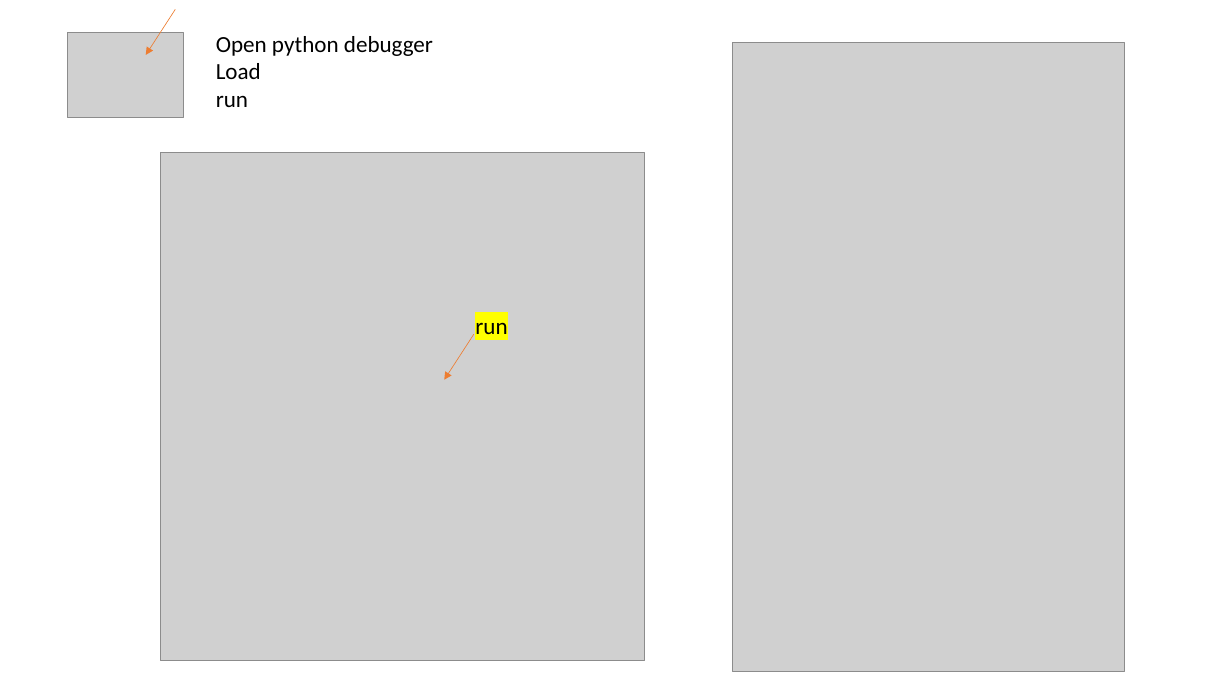
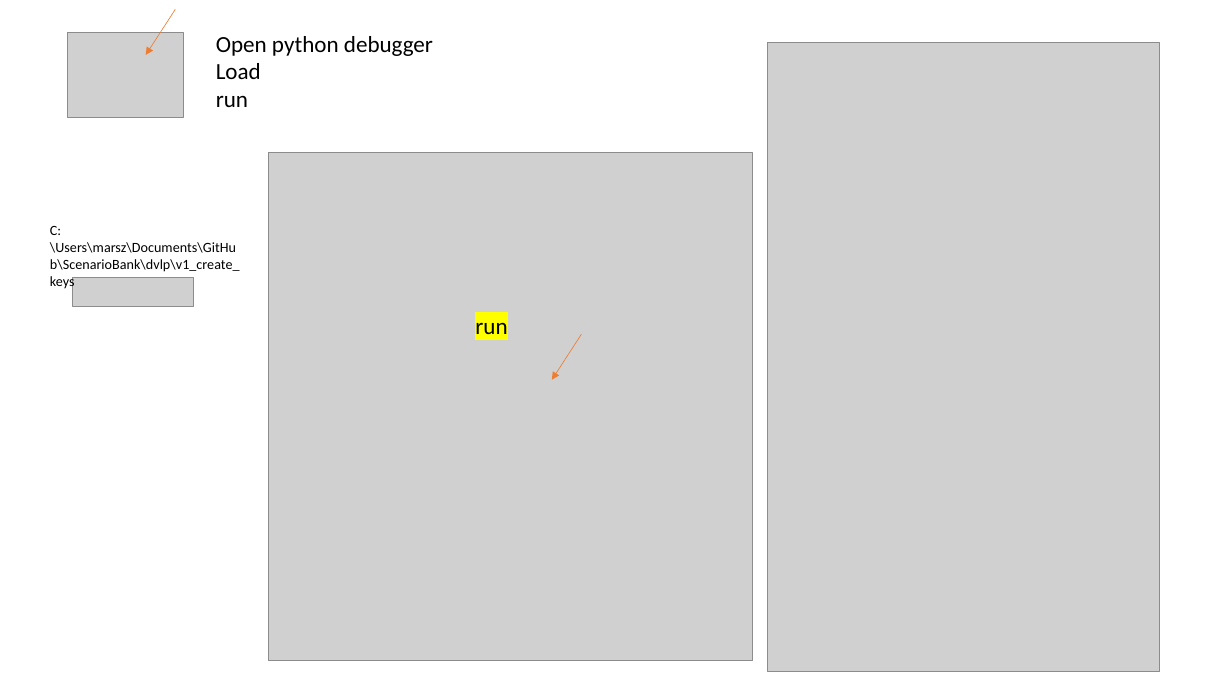
Before and after one commit to MOTRoundTables/ScenarioBank, a slide deck: slide 1 of doc/create_keys_system.pptx. Drawn at 1232x693 pixels with LibreOffice and Linux fonts; fonts in the diff are those of the drawing; grey boxes stand for pictures. Boxes give left, top, right and bottom in pixels: in the first picture for what was removed or moved away, otherwise in the second. Text is boxed around its words. In the diff, an @@ line names an element or a change of style, - is before the commit and + after.

```diff
--- a/doc/create_keys_system.pptx
+++ b/doc/create_keys_system.pptx
@@ picture: place and size @@
-picture at (733, 43, 1125, 672)
+picture at (768, 43, 1160, 672)
@@ picture: place and size @@
-picture at (161, 152, 645, 661)
+picture at (268, 152, 752, 661)
@@ text added at (50, 226, 240, 290), 11 pt, text #000000 @@
+C:\Users\marsz\Documents\GitHub\ScenarioBank\dvlp\v1_create_keys
@@ picture added at (73, 278, 194, 307) @@
@@ arrow moved from (474, 335) - (445, 380) to (581, 335) - (552, 380) @@
```
Also in this commit, not shown: 34 other files.
